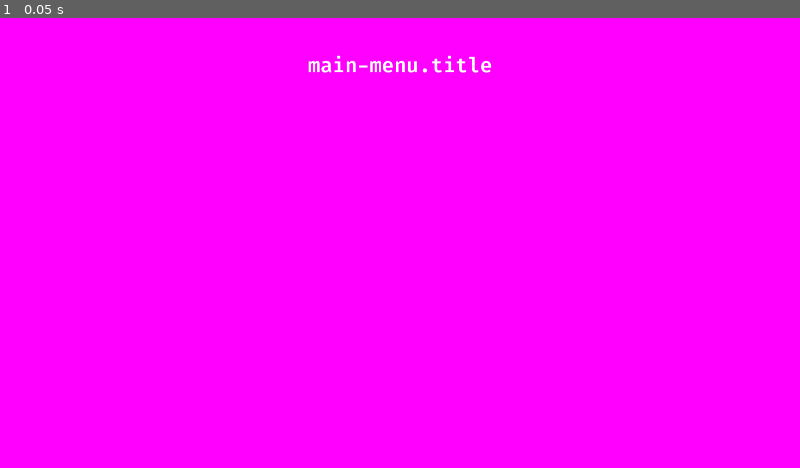
Above: before the commit, frame 1.
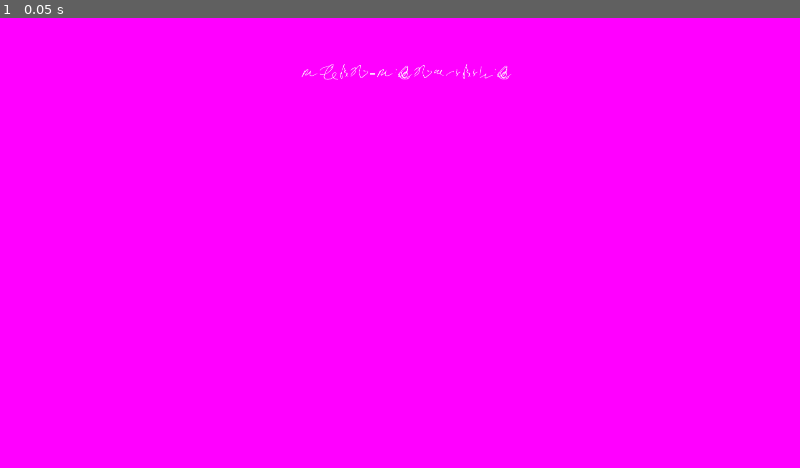
Above: after the commit, the same moment.

Repository: Quaternary-Game/quaternary
Game: Godot game, scene res://scenes/guis/MainMenu.tscn
Same seed, same stepped clock (60 frames per second), same inputs: the game is played once before the commit and once after it.
Inputs:
- Up to frame 1 (0.05 s): no input

The runs differ from the first frame. In frame 1, 0.5% of the frame differs, in the area x 37-64%, y 8-14%.

Commit message:
Enemy Animation prototypes

Diff:
--- /dev/null
+++ b/src/features/enemies/bacteria/Bacteria.tscn
@@ -0,0 +1,182 @@
+[gd_scene load_steps=42 format=3 uid="uid://bcaofeos47ch5"]
+
+[ext_resource type="Texture2D" uid="uid://cn5xbflhllesc" path="res://features/enemies/bacteria/0001.png" id="1_ubnot"]
+[ext_resource type="Texture2D" uid="uid://r5lx5yvwtna8" path="res://features/enemies/bacteria/0002.png" id="2_dkvmt"]
+[ext_resource type="Texture2D" uid="uid://b73tqbugs0uwm" path="res://features/enemies/bacteria/0003.png" id="3_okfw0"]
+[ext_resource type="Texture2D" uid="uid://dq6wf3wgvmmh" path="res://features/enemies/bacteria/0004.png" id="4_7xtk6"]
+[ext_resource type="Texture2D" uid="uid://bymue0ktgboc0" path="res://features/enemies/bacteria/0005.png" id="5_md6o5"]
+[ext_resource type="Texture2D" uid="uid://djew850f0vj37" path="res://features/enemies/bacteria/0006.png" id="6_407o1"]
+[ext_resource type="Texture2D" uid="uid://dk5r8eftk0gif" path="res://features/enemies/bacteria/0007.png" id="7_5w3vi"]
+[ext_resource type="Texture2D" uid="uid://bckcm7apycih2" path="res://features/enemies/bacteria/0008.png" id="8_jchlc"]
+[ext_resource type="Texture2D" uid="uid://dwwn76vhb4ylm" path="res://features/enemies/bacteria/0009.png" id="9_ia32j"]
+[ext_resource type="Texture2D" uid="uid://dxsxxd3a14ykk" path="res://features/enemies/bacteria/0010.png" id="10_3qmis"]
+[ext_resource type="Texture2D" uid="uid://bkngsxko7fc0i" path="res://features/enemies/bacteria/0011.png" id="11_70rmt"]
+[ext_resource type="Texture2D" uid="uid://3xkfboogu5sl" path="res://features/enemies/bacteria/0012.png" id="12_85wl0"]
+[ext_resource type="Texture2D" uid="uid://c16b1gjrnrb4j" path="res://features/enemies/bacteria/0013.png" id="13_3ewba"]
+[ext_resource type="Texture2D" uid="uid://dp5ny7um61yd8" path="res://features/enemies/bacteria/0014.png" id="14_35g3a"]
+[ext_resource type="Texture2D" uid="uid://bb3iigwsut74b" path="res://features/enemies/bacteria/0015.png" id="15_nt2uw"]
+[ext_resource type="Texture2D" uid="uid://ctp5pyt5kmj7x" path="res://features/enemies/bacteria/0016.png" id="16_ibyw5"]
+[ext_resource type="Texture2D" uid="uid://bv4uvxy2sxdlr" path="res://features/enemies/bacteria/0017.png" id="17_phnsw"]
+[ext_resource type="Texture2D" uid="uid://db8yqmrtuq64y" path="res://features/enemies/bacteria/0018.png" id="18_npsf2"]
+[ext_resource type="Texture2D" uid="uid://bpp2vakcgqc5l" path="res://features/enemies/bacteria/0019.png" id="19_yfe74"]
+[ext_resource type="Texture2D" uid="uid://ctgecafnlcibf" path="res://features/enemies/bacteria/0020.png" id="20_fabg7"]
+[ext_resource type="Texture2D" uid="uid://bq6dchg1y7tvf" path="res://features/enemies/bacteria/0021.png" id="21_xmfnk"]
+[ext_resource type="Texture2D" uid="uid://ci73nanea07of" path="res://features/enemies/bacteria/0022.png" id="22_2st7h"]
+[ext_resource type="Texture2D" uid="uid://cgqot6x3mp5eu" path="res://features/enemies/bacteria/0023.png" id="23_u4u66"]
+[ext_resource type="Texture2D" uid="uid://1553ij5wql4i" path="res://features/enemies/bacteria/0024.png" id="24_gxg44"]
+[ext_resource type="Texture2D" uid="uid://ma1614xuf0e" path="res://features/enemies/bacteria/0025.png" id="25_koycf"]
+[ext_resource type="Texture2D" uid="uid://dbqx0781cf2ds" path="res://features/enemies/bacteria/0026.png" id="26_5ea3l"]
+[ext_resource type="Texture2D" uid="uid://d2a6x8knhsr1v" path="res://features/enemies/bacteria/0027.png" id="27_m1i16"]
+[ext_resource type="Texture2D" uid="uid://yfcyixmketbm" path="res://features/enemies/bacteria/0028.png" id="28_53e7w"]
+[ext_resource type="Texture2D" uid="uid://bbl006qmuko0l" path="res://features/enemies/bacteria/0029.png" id="29_3a2ay"]
+[ext_resource type="Texture2D" uid="uid://ujkwgy1350tu" path="res://features/enemies/bacteria/0030.png" id="30_gq4vp"]
+[ext_resource type="Texture2D" uid="uid://cnsdt0p5kvsxt" path="res://features/enemies/bacteria/0031.png" id="31_0wyt1"]
+[ext_resource type="Texture2D" uid="uid://c0tm8p7xgprev" path="res://features/enemies/bacteria/0032.png" id="32_5us07"]
+[ext_resource type="Texture2D" uid="uid://bxklqtif0trr5" path="res://features/enemies/bacteria/0033.png" id="33_80qyo"]
+[ext_resource type="Texture2D" uid="uid://i2ieyg2okxsk" path="res://features/enemies/bacteria/0034.png" id="34_5sjmr"]
+[ext_resource type="Texture2D" uid="uid://c0arrwwgncnc2" path="res://features/enemies/bacteria/0035.png" id="35_w4wri"]
+[ext_resource type="Texture2D" uid="uid://c4giqsip4g5jc" path="res://features/enemies/bacteria/0036.png" id="36_jwyuh"]
+[ext_resource type="Texture2D" uid="uid://bl5ykw6u1yl1i" path="res://features/enemies/bacteria/0037.png" id="37_nvoh1"]
+[ext_resource type="Texture2D" uid="uid://bdc7qdrxphqou" path="res://features/enemies/bacteria/0038.png" id="38_djrwd"]
+[ext_resource type="Texture2D" uid="uid://bcj057p00nbw2" path="res://features/enemies/bacteria/0039.png" id="39_6uqgi"]
+[ext_resource type="Texture2D" uid="uid://2gj152cog7su" path="res://features/enemies/bacteria/0040.png" id="40_ggek5"]
+
+[sub_resource type="SpriteFrames" id="SpriteFrames_8k8xs"]
+animations = [{
+"frames": [{
+"duration": 1.0,
+"texture": ExtResource("1_ubnot")
+}, {
+"duration": 1.0,
+"texture": ExtResource("2_dkvmt")
+}, {
+"duration": 1.0,
+"texture": ExtResource("3_okfw0")
+}, {
+"duration": 1.0,
+"texture": ExtResource("4_7xtk6")
+}, {
+"duration": 1.0,
+"texture": ExtResource("5_md6o5")
+}, {
+"duration": 1.0,
+"texture": ExtResource("6_407o1")
+}, {
+"duration": 1.0,
+"texture": ExtResource("7_5w3vi")
+}, {
+"duration": 1.0,
+"texture": ExtResource("8_jchlc")
+}, {
+"duration": 1.0,
+"texture": ExtResource("9_ia32j")
+}, {
+"duration": 1.0,
+"texture": ExtResource("10_3qmis")
+}, {
+"duration": 1.0,
+"texture": ExtResource("11_70rmt")
+}, {
+"duration": 1.0,
+"texture": ExtResource("12_85wl0")
+}, {
+"duration": 1.0,
+"texture": ExtResource("13_3ewba")
+}, {
+"duration": 1.0,
+"texture": ExtResource("14_35g3a")
+}, {
+"duration": 1.0,
+"texture": ExtResource("15_nt2uw")
+}, {
+"duration": 1.0,
+"texture": ExtResource("16_ibyw5")
+}, {
+"duration": 1.0,
+"texture": ExtResource("17_phnsw")
+}, {
+"duration": 1.0,
+"texture": ExtResource("18_npsf2")
+}, {
+"duration": 1.0,
+"texture": ExtResource("19_yfe74")
+}, {
+"duration": 1.0,
+"texture": ExtResource("20_fabg7")
+}, {
+"duration": 1.0,
+"texture": ExtResource("21_xmfnk")
+}, {
+"duration": 1.0,
+"texture": ExtResource("22_2st7h")
+}, {
+"duration": 1.0,
+"texture": ExtResource("23_u4u66")
+}, {
+"duration": 1.0,
+"texture": ExtResource("24_gxg44")
+}, {
+"duration": 1.0,
+"texture": ExtResource("25_koycf")
+}, {
+"duration": 1.0,
+"texture": ExtResource("26_5ea3l")
+}, {
+"duration": 1.0,
+"texture": ExtResource("27_m1i16")
+}, {
+"duration": 1.0,
+"texture": ExtResource("28_53e7w")
+}, {
+"duration": 1.0,
+"texture": ExtResource("29_3a2ay")
+}, {
+"duration": 1.0,
+"texture": ExtResource("30_gq4vp")
+}, {
+"duration": 1.0,
+"texture": ExtResource("31_0wyt1")
+}, {
+"duration": 1.0,
+"texture": ExtResource("32_5us07")
+}, {
+"duration": 1.0,
+"texture": ExtResource("33_80qyo")
+}, {
+"duration": 1.0,
+"texture": ExtResource("34_5sjmr")
+}, {
+"duration": 1.0,
+"texture": ExtResource("35_w4wri")
+}, {
+"duration": 1.0,
+"texture": ExtResource("36_jwyuh")
+}, {
+"duration": 1.0,
+"texture": ExtResource("37_nvoh1")
+}, {
+"duration": 1.0,
+"texture": ExtResource("38_djrwd")
+}, {
+"duration": 1.0,
+"texture": ExtResource("39_6uqgi")
+}, {
+"duration": 1.0,
+"texture": ExtResource("40_ggek5")
+}],
+"loop": true,
+"name": &"default",
+"speed": 60.0
+}, {
+"frames": [],
+"loop": true,
+"name": &"new_animation",
+"speed": 5.0
+}]
+
+[node name="Bacteria" type="Node2D"]
+
+[node name="AnimatedSprite2D" type="AnimatedSprite2D" parent="."]
+sprite_frames = SubResource("SpriteFrames_8k8xs")
+frame_progress = 0.792751
+speed_scale = 0.5
--- /dev/null
+++ b/src/features/enemies/bacteriophage/Bacteriophage.tscn
@@ -0,0 +1,192 @@
+[gd_scene load_steps=42 format=3 uid="uid://edoupaawlpnd"]
+
+[ext_resource type="Texture2D" uid="uid://4r7pnljg57wi" path="res://features/enemies/bacteriophage/Right/0036.png" id="1_mnuuv"]
+[ext_resource type="Texture2D" uid="uid://dtt21f1cbiutu" path="res://features/enemies/bacteriophage/Down/0036.png" id="1_to1ps"]
+[ext_resource type="Texture2D" uid="uid://d2fplkq7kbcdc" path="res://features/enemies/bacteriophage/Down/0037.png" id="2_8r1fn"]
+[ext_resource type="Texture2D" uid="uid://b4m03thwthnxj" path="res://features/enemies/bacteriophage/Right/0037.png" id="2_fxys2"]
+[ext_resource type="Texture2D" uid="uid://dc38jxjbxoedi" path="res://features/enemies/bacteriophage/Down/0038.png" id="3_c7rdj"]
+[ext_resource type="Texture2D" uid="uid://cog2pio7jl85q" path="res://features/enemies/bacteriophage/Right/0038.png" id="3_pbgd6"]
+[ext_resource type="Texture2D" uid="uid://cwww7hv7iepwq" path="res://features/enemies/bacteriophage/Down/0039.png" id="4_3oqol"]
+[ext_resource type="Texture2D" uid="uid://dwj3n8e6ijh3" path="res://features/enemies/bacteriophage/Right/0039.png" id="4_vv6xq"]
+[ext_resource type="Texture2D" uid="uid://bj3uolc4ptft7" path="res://features/enemies/bacteriophage/Down/0040.png" id="5_80owd"]
+[ext_resource type="Texture2D" uid="uid://duvhkd7yml2m5" path="res://features/enemies/bacteriophage/Right/0040.png" id="5_ivhwv"]
+[ext_resource type="Texture2D" uid="uid://b77nnaaossx18" path="res://features/enemies/bacteriophage/Right/0041.png" id="6_42lrj"]
+[ext_resource type="Texture2D" uid="uid://bvmq42kw328f" path="res://features/enemies/bacteriophage/Down/0041.png" id="6_wa6xp"]
+[ext_resource type="Texture2D" uid="uid://c2fbjgjnpjeb0" path="res://features/enemies/bacteriophage/Down/0042.png" id="7_nj37w"]
+[ext_resource type="Texture2D" uid="uid://b4y7hb4qpr3gw" path="res://features/enemies/bacteriophage/Right/0042.png" id="7_ylr4w"]
+[ext_resource type="Texture2D" uid="uid://d3jlytbgsclaa" path="res://features/enemies/bacteriophage/Right/0043.png" id="8_36t4g"]
+[ext_resource type="Texture2D" uid="uid://dp47bqmno6jio" path="res://features/enemies/bacteriophage/Down/0043.png" id="8_k8byc"]
+[ext_resource type="Texture2D" uid="uid://rlbaj5td67hq" path="res://features/enemies/bacteriophage/Right/0044.png" id="9_8g0h6"]
+[ext_resource type="Texture2D" uid="uid://dpulq5opd7uh1" path="res://features/enemies/bacteriophage/Down/0044.png" id="9_483fu"]
+[ext_resource type="Texture2D" uid="uid://g16evffsix8p" path="res://features/enemies/bacteriophage/Down/0045.png" id="10_2f77a"]
+[ext_resource type="Texture2D" uid="uid://bnejgwgxgkkpq" path="res://features/enemies/bacteriophage/Right/0045.png" id="10_yet6h"]
+[ext_resource type="Texture2D" uid="uid://bdqhfbn23rhly" path="res://features/enemies/bacteriophage/Up/0036.png" id="11_8c37y"]
+[ext_resource type="Texture2D" uid="uid://cbhxs8ofq77cu" path="res://features/enemies/bacteriophage/Left/0036.png" id="11_vm8hd"]
+[ext_resource type="Texture2D" uid="uid://ysn2p20a2nmo" path="res://features/enemies/bacteriophage/Left/0037.png" id="12_4m6ph"]
+[ext_resource type="Texture2D" uid="uid://5ll7enik5csg" path="res://features/enemies/bacteriophage/Up/0037.png" id="12_irqb1"]
+[ext_resource type="Texture2D" uid="uid://b2pf1ib0ptx88" path="res://features/enemies/bacteriophage/Up/0038.png" id="13_rdqci"]
+[ext_resource type="Texture2D" uid="uid://bjqntu1jgiml2" path="res://features/enemies/bacteriophage/Left/0038.png" id="13_tqrfs"]
+[ext_resource type="Texture2D" uid="uid://5uttebihjfbe" path="res://features/enemies/bacteriophage/Up/0039.png" id="14_nk787"]
+[ext_resource type="Texture2D" uid="uid://dxxr3tp5817b3" path="res://features/enemies/bacteriophage/Left/0039.png" id="14_yyeje"]
+[ext_resource type="Texture2D" uid="uid://dn10r8wgw4snb" path="res://features/enemies/bacteriophage/Left/0040.png" id="15_dr5mq"]
+[ext_resource type="Texture2D" uid="uid://b2d1x15y17pfm" path="res://features/enemies/bacteriophage/Up/0040.png" id="15_gipnb"]
+[ext_resource type="Texture2D" uid="uid://ccym0ku5he7ek" path="res://features/enemies/bacteriophage/Up/0041.png" id="16_2fg0k"]
+[ext_resource type="Texture2D" uid="uid://bxbh88d0wwo6j" path="res://features/enemies/bacteriophage/Left/0041.png" id="16_bw8q4"]
+[ext_resource type="Texture2D" uid="uid://bsgpumlhu0hj4" path="res://features/enemies/bacteriophage/Up/0042.png" id="17_7ly0t"]
+[ext_resource type="Texture2D" uid="uid://udd0gqp5qsi1" path="res://features/enemies/bacteriophage/Left/0042.png" id="17_s5mhb"]
+[ext_resource type="Texture2D" uid="uid://bi4d3hidfhx4q" path="res://features/enemies/bacteriophage/Left/0043.png" id="18_1c27c"]
+[ext_resource type="Texture2D" uid="uid://cc2d8aorbo73o" path="res://features/enemies/bacteriophage/Up/0043.png" id="18_cqj3e"]
+[ext_resource type="Texture2D" uid="uid://cjruuftm0ngw1" path="res://features/enemies/bacteriophage/Left/0044.png" id="19_4fx3r"]
+[ext_resource type="Texture2D" uid="uid://cl25wjtd0p8uk" path="res://features/enemies/bacteriophage/Up/0044.png" id="19_aufty"]
+[ext_resource type="Texture2D" uid="uid://byh8apkbch8nf" path="res://features/enemies/bacteriophage/Up/0045.png" id="20_30ub8"]
+[ext_resource type="Texture2D" uid="uid://brgs6m8v3ivi8" path="res://features/enemies/bacteriophage/Left/0045.png" id="20_hq0fh"]
+
+[sub_resource type="SpriteFrames" id="SpriteFrames_2vtuk"]
+animations = [{
+"frames": [{
+"duration": 1.0,
+"texture": ExtResource("1_to1ps")
+}, {
+"duration": 1.0,
+"texture": ExtResource("2_8r1fn")
+}, {
+"duration": 1.0,
+"texture": ExtResource("3_c7rdj")
+}, {
+"duration": 1.0,
+"texture": ExtResource("4_3oqol")
+}, {
+"duration": 1.0,
+"texture": ExtResource("5_80owd")
+}, {
+"duration": 1.0,
+"texture": ExtResource("6_wa6xp")
+}, {
+"duration": 1.0,
+"texture": ExtResource("7_nj37w")
+}, {
+"duration": 1.0,
+"texture": ExtResource("8_k8byc")
+}, {
+"duration": 1.0,
+"texture": ExtResource("9_483fu")
+}, {
+"duration": 1.0,
+"texture": ExtResource("10_2f77a")
+}],
+"loop": true,
+"name": &"Down",
+"speed": 60.0
+}, {
+"frames": [{
+"duration": 1.0,
+"texture": ExtResource("11_vm8hd")
+}, {
+"duration": 1.0,
+"texture": ExtResource("12_4m6ph")
+}, {
+"duration": 1.0,
+"texture": ExtResource("13_tqrfs")
+}, {
+"duration": 1.0,
+"texture": ExtResource("14_yyeje")
+}, {
+"duration": 1.0,
+"texture": ExtResource("15_dr5mq")
+}, {
+"duration": 1.0,
+"texture": ExtResource("16_bw8q4")
+}, {
+"duration": 1.0,
+"texture": ExtResource("17_s5mhb")
+}, {
+"duration": 1.0,
+"texture": ExtResource("18_1c27c")
+}, {
+"duration": 1.0,
+"texture": ExtResource("19_4fx3r")
+}, {
+"duration": 1.0,
+"texture": ExtResource("20_hq0fh")
+}],
+"loop": true,
+"name": &"Left",
+"speed": 60.0
+}, {
+"frames": [{
+"duration": 1.0,
+"texture": ExtResource("1_mnuuv")
+}, {
+"duration": 1.0,
+"texture": ExtResource("2_fxys2")
+}, {
+"duration": 1.0,
+"texture": ExtResource("3_pbgd6")
+}, {
+"duration": 1.0,
+"texture": ExtResource("4_vv6xq")
+}, {
+"duration": 1.0,
+"texture": ExtResource("5_ivhwv")
+}, {
+"duration": 1.0,
+"texture": ExtResource("6_42lrj")
+}, {
+"duration": 1.0,
+"texture": ExtResource("7_ylr4w")
+}, {
+"duration": 1.0,
+"texture": ExtResource("8_36t4g")
+}, {
+"duration": 1.0,
+"texture": ExtResource("9_8g0h6")
+}, {
+"duration": 1.0,
+"texture": ExtResource("10_yet6h")
+}],
+"loop": true,
+"name": &"Right",
+"speed": 60.0
+}, {
+"frames": [{
+"duration": 1.0,
+"texture": ExtResource("11_8c37y")
+}, {
+"duration": 1.0,
+"texture": ExtResource("12_irqb1")
+}, {
+"duration": 1.0,
+"texture": ExtResource("13_rdqci")
+}, {
+"duration": 1.0,
+"texture": ExtResource("14_nk787")
+}, {
+"duration": 1.0,
+"texture": ExtResource("15_gipnb")
+}, {
+"duration": 1.0,
+"texture": ExtResource("16_2fg0k")
+}, {
+"duration": 1.0,
+"texture": ExtResource("17_7ly0t")
+}, {
+"duration": 1.0,
+"texture": ExtResource("18_cqj3e")
+}, {
+"duration": 1.0,
+"texture": ExtResource("19_aufty")
+}, {
+"duration": 1.0,
+"texture": ExtResource("20_30ub8")
+}],
+"loop": true,
+"name": &"Up",
+"speed": 60.0
+}]
+
+[node name="Bacteriophage" type="CharacterBody2D"]
+
+[node name="AnimatedSprite2D2" type="AnimatedSprite2D" parent="."]
+sprite_frames = SubResource("SpriteFrames_2vtuk")
+animation = &"Down"
+frame_progress = 0.237019
--- /dev/null
+++ b/src/features/enemies/spider/Spider.tscn
@@ -0,0 +1,177 @@
+[gd_scene load_steps=42 format=3 uid="uid://cqoxdc6xnsi0n"]
+
+[ext_resource type="Texture2D" uid="uid://cdmkukbxny5k6" path="res://features/enemies/spider/0001.png" id="1_xpfrj"]
+[ext_resource type="Texture2D" uid="uid://puyxqdqasqg1" path="res://features/enemies/spider/0002.png" id="2_kitsy"]
+[ext_resource type="Texture2D" uid="uid://28tag2qkekqj" path="res://features/enemies/spider/0003.png" id="3_b6gxi"]
+[ext_resource type="Texture2D" uid="uid://ciwhfkt66m03d" path="res://features/enemies/spider/0004.png" id="4_144cf"]
+[ext_resource type="Texture2D" uid="uid://gmqxk0a4e3y5" path="res://features/enemies/spider/0005.png" id="5_g28xv"]
+[ext_resource type="Texture2D" uid="uid://b00kp0btpoc8l" path="res://features/enemies/spider/0006.png" id="6_kuvt6"]
+[ext_resource type="Texture2D" uid="uid://q7t8lv1mvpoo" path="res://features/enemies/spider/0007.png" id="7_1403m"]
+[ext_resource type="Texture2D" uid="uid://bbxu6ohpymnq4" path="res://features/enemies/spider/0008.png" id="8_8gaqt"]
+[ext_resource type="Texture2D" uid="uid://dtqp711fikvlf" path="res://features/enemies/spider/0009.png" id="9_3p7qr"]
+[ext_resource type="Texture2D" uid="uid://cgo4fxk7uhq2j" path="res://features/enemies/spider/0010.png" id="10_5alm3"]
+[ext_resource type="Texture2D" uid="uid://cqb538nuu4t6e" path="res://features/enemies/spider/0011.png" id="11_fkj0e"]
+[ext_resource type="Texture2D" uid="uid://c0ick4a6k55pb" path="res://features/enemies/spider/0012.png" id="12_55cwr"]
+[ext_resource type="Texture2D" uid="uid://bdxu0w27uxdxs" path="res://features/enemies/spider/0013.png" id="13_mte3v"]
+[ext_resource type="Texture2D" uid="uid://d1oqp7a0ngckl" path="res://features/enemies/spider/0014.png" id="14_jny8u"]
+[ext_resource type="Texture2D" uid="uid://bq4boq28n7okx" path="res://features/enemies/spider/0015.png" id="15_v5uq4"]
+[ext_resource type="Texture2D" uid="uid://c5oea3g6we7ad" path="res://features/enemies/spider/0016.png" id="16_vy0li"]
+[ext_resource type="Texture2D" uid="uid://dqp0ah1ide5ng" path="res://features/enemies/spider/0017.png" id="17_67aqi"]
+[ext_resource type="Texture2D" uid="uid://canb1mw5krhch" path="res://features/enemies/spider/0018.png" id="18_md6vo"]
+[ext_resource type="Texture2D" uid="uid://0s1pnnd8fiqr" path="res://features/enemies/spider/0019.png" id="19_hy5m0"]
+[ext_resource type="Texture2D" uid="uid://s8b3en4l6e52" path="res://features/enemies/spider/0020.png" id="20_adxvi"]
+[ext_resource type="Texture2D" uid="uid://cxb7364qo8rp" path="res://features/enemies/spider/0021.png" id="21_gt68i"]
+[ext_resource type="Texture2D" uid="uid://dih3hecnte2rx" path="res://features/enemies/spider/0022.png" id="22_u5tv8"]
+[ext_resource type="Texture2D" uid="uid://dmvnhbco1j00k" path="res://features/enemies/spider/0023.png" id="23_nij88"]
+[ext_resource type="Texture2D" uid="uid://bw5hrllklgh4d" path="res://features/enemies/spider/0024.png" id="24_ohhoe"]
+[ext_resource type="Texture2D" uid="uid://288eo2wyj0lm" path="res://features/enemies/spider/0025.png" id="25_u6ox6"]
+[ext_resource type="Texture2D" uid="uid://d02mexpek8kdx" path="res://features/enemies/spider/0026.png" id="26_nnwoh"]
+[ext_resource type="Texture2D" uid="uid://6ypxkndrl4a1" path="res://features/enemies/spider/0027.png" id="27_n4b4v"]
+[ext_resource type="Texture2D" uid="uid://dwpgp1karfpf3" path="res://features/enemies/spider/0028.png" id="28_xyif5"]
+[ext_resource type="Texture2D" uid="uid://c63ahfg7hpo0p" path="res://features/enemies/spider/0029.png" id="29_ur5p3"]
+[ext_resource type="Texture2D" uid="uid://bccs6qsbcbaw7" path="res://features/enemies/spider/0030.png" id="30_mrlcp"]
+[ext_resource type="Texture2D" uid="uid://bk4vnqvieigeu" path="res://features/enemies/spider/0031.png" id="31_ksg51"]
+[ext_resource type="Texture2D" uid="uid://cn5568teidow1" path="res://features/enemies/spider/0032.png" id="32_2y358"]
+[ext_resource type="Texture2D" uid="uid://b44blj0166ya1" path="res://features/enemies/spider/0033.png" id="33_j52uk"]
+[ext_resource type="Texture2D" uid="uid://b862hq33glu8w" path="res://features/enemies/spider/0034.png" id="34_oipt1"]
+[ext_resource type="Texture2D" uid="uid://dc82boorer85r" path="res://features/enemies/spider/0035.png" id="35_t6tpm"]
+[ext_resource type="Texture2D" uid="uid://bkkvnijdq3maf" path="res://features/enemies/spider/0036.png" id="36_0nkec"]
+[ext_resource type="Texture2D" uid="uid://byaqfhjdtwq6u" path="res://features/enemies/spider/0037.png" id="37_1ktsr"]
+[ext_resource type="Texture2D" uid="uid://dw5tjtgdgyt4e" path="res://features/enemies/spider/0038.png" id="38_6jdq3"]
+[ext_resource type="Texture2D" uid="uid://crxv2cxnrmefq" path="res://features/enemies/spider/0039.png" id="39_odki5"]
+[ext_resource type="Texture2D" uid="uid://bovwk47w055wj" path="res://features/enemies/spider/0040.png" id="40_f4ywp"]
+
+[sub_resource type="SpriteFrames" id="SpriteFrames_8s121"]
+animations = [{
+"frames": [{
+"duration": 1.0,
+"texture": ExtResource("1_xpfrj")
+}, {
+"duration": 1.0,
+"texture": ExtResource("2_kitsy")
+}, {
+"duration": 1.0,
+"texture": ExtResource("3_b6gxi")
+}, {
+"duration": 1.0,
+"texture": ExtResource("4_144cf")
+}, {
+"duration": 1.0,
+"texture": ExtResource("5_g28xv")
+}, {
+"duration": 1.0,
+"texture": ExtResource("6_kuvt6")
+}, {
+"duration": 1.0,
+"texture": ExtResource("7_1403m")
+}, {
+"duration": 1.0,
+"texture": ExtResource("8_8gaqt")
+}, {
+"duration": 1.0,
+"texture": ExtResource("9_3p7qr")
+}, {
+"duration": 1.0,
+"texture": ExtResource("10_5alm3")
+}, {
+"duration": 1.0,
+"texture": ExtResource("11_fkj0e")
+}, {
+"duration": 1.0,
+"texture": ExtResource("12_55cwr")
+}, {
+"duration": 1.0,
+"texture": ExtResource("13_mte3v")
+}, {
+"duration": 1.0,
+"texture": ExtResource("14_jny8u")
+}, {
+"duration": 1.0,
+"texture": ExtResource("15_v5uq4")
+}, {
+"duration": 1.0,
+"texture": ExtResource("16_vy0li")
+}, {
+"duration": 1.0,
+"texture": ExtResource("17_67aqi")
+}, {
+"duration": 1.0,
+"texture": ExtResource("18_md6vo")
+}, {
+"duration": 1.0,
+"texture": ExtResource("19_hy5m0")
+}, {
+"duration": 1.0,
+"texture": ExtResource("20_adxvi")
+}, {
+"duration": 1.0,
+"texture": ExtResource("21_gt68i")
+}, {
+"duration": 1.0,
+"texture": ExtResource("22_u5tv8")
+}, {
+"duration": 1.0,
+"texture": ExtResource("23_nij88")
+}, {
+"duration": 1.0,
+"texture": ExtResource("24_ohhoe")
+}, {
+"duration": 1.0,
+"texture": ExtResource("25_u6ox6")
+}, {
+"duration": 1.0,
+"texture": ExtResource("26_nnwoh")
+}, {
+"duration": 1.0,
+"texture": ExtResource("27_n4b4v")
+}, {
+"duration": 1.0,
+"texture": ExtResource("28_xyif5")
+}, {
+"duration": 1.0,
+"texture": ExtResource("29_ur5p3")
+}, {
+"duration": 1.0,
+"texture": ExtResource("30_mrlcp")
+}, {
+"duration": 1.0,
+"texture": ExtResource("31_ksg51")
+}, {
+"duration": 1.0,
+"texture": ExtResource("32_2y358")
+}, {
+"duration": 1.0,
+"texture": ExtResource("33_j52uk")
+}, {
+"duration": 1.0,
+"texture": ExtResource("34_oipt1")
+}, {
+"duration": 1.0,
+"texture": ExtResource("35_t6tpm")
+}, {
+"duration": 1.0,
+"texture": ExtResource("36_0nkec")
+}, {
+"duration": 1.0,
+"texture": ExtResource("37_1ktsr")
+}, {
+"duration": 1.0,
+"texture": ExtResource("38_6jdq3")
+}, {
+"duration": 1.0,
+"texture": ExtResource("39_odki5")
+}, {
+"duration": 1.0,
+"texture": ExtResource("40_f4ywp")
+}],
+"loop": true,
+"name": &"default",
+"speed": 60.0
+}]
+
+[node name="Spider" type="Node2D"]
+
+[node name="AnimatedSprite2D" type="AnimatedSprite2D" parent="."]
+sprite_frames = SubResource("SpriteFrames_8s121")
+frame_progress = 0.237691
+speed_scale = 0.5
--- a/src/scenes/guis/MainMenu.tscn
+++ b/src/scenes/guis/MainMenu.tscn
@@ -1,4 +1,6 @@
-[gd_scene load_steps=3 format=3 uid="uid://ddcggpivv7v68"]
+[gd_scene load_steps=4 format=3 uid="uid://ddcggpivv7v68"]
+
+[ext_resource type="FontFile" uid="uid://bsh6ey7ou50a5" path="res://features/theme/fonts/Bad-Regular.ttf" id="1_j5bh4"]
 
 [sub_resource type="PlaceholderTexture2D" id="PlaceholderTexture2D_474ap"]
 
@@ -27,11 +29,12 @@
 anchors_preset = 5
 anchor_left = 0.5
 anchor_right = 0.5
-offset_left = -185.5
+offset_left = -256.0
 offset_top = 80.0
-offset_right = 185.5
-offset_bottom = 150.0
+offset_right = 288.0
+offset_bottom = 186.0
 grow_horizontal = 2
+theme_override_fonts/font = ExtResource("1_j5bh4")
 text = "main-menu.title"
 label_settings = SubResource("LabelSettings_enicp")
 horizontal_alignment = 1
Binary file added: src/features/enemies/bacteria/0001.png
Not shown, added: src/features/enemies/bacteria/0001.png.import
Binary file added: src/features/enemies/bacteria/0002.png
Not shown, added: src/features/enemies/bacteria/0002.png.import
Binary file added: src/features/enemies/bacteria/0003.png
Not shown, added: src/features/enemies/bacteria/0003.png.import
Binary file added: src/features/enemies/bacteria/0004.png
Not shown, added: src/features/enemies/bacteria/0004.png.import
Binary file added: src/features/enemies/bacteria/0005.png
Not shown, added: src/features/enemies/bacteria/0005.png.import
Binary file added: src/features/enemies/bacteria/0006.png
Not shown, added: src/features/enemies/bacteria/0006.png.import
(and 244 more such lines)
